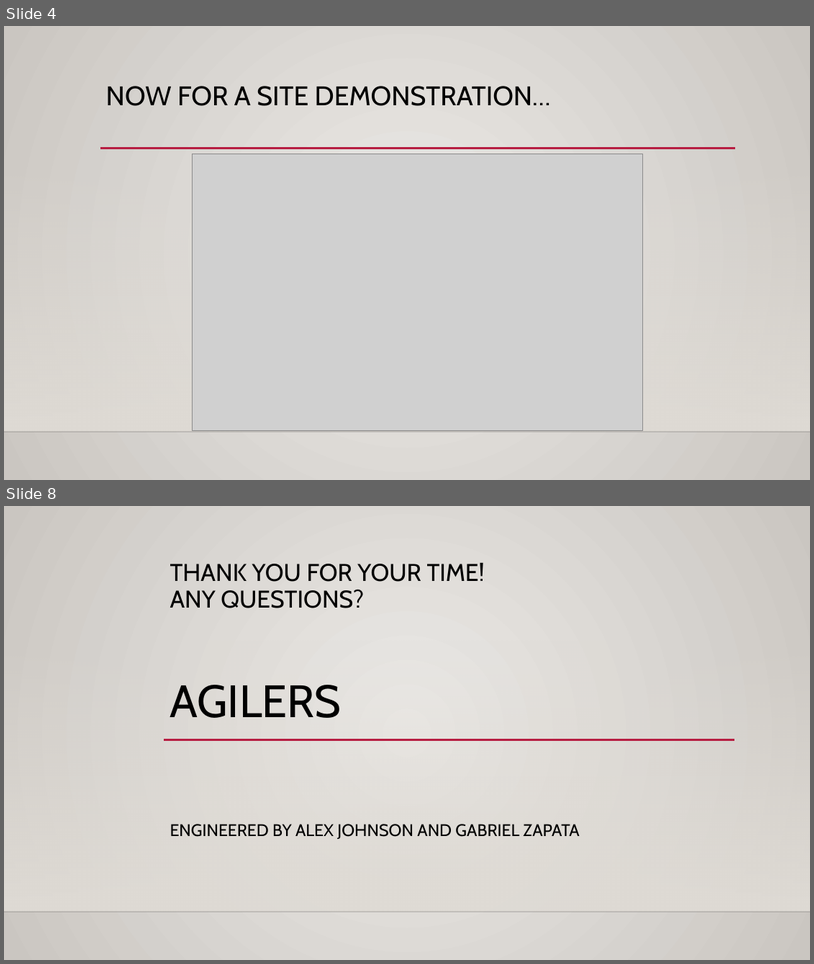
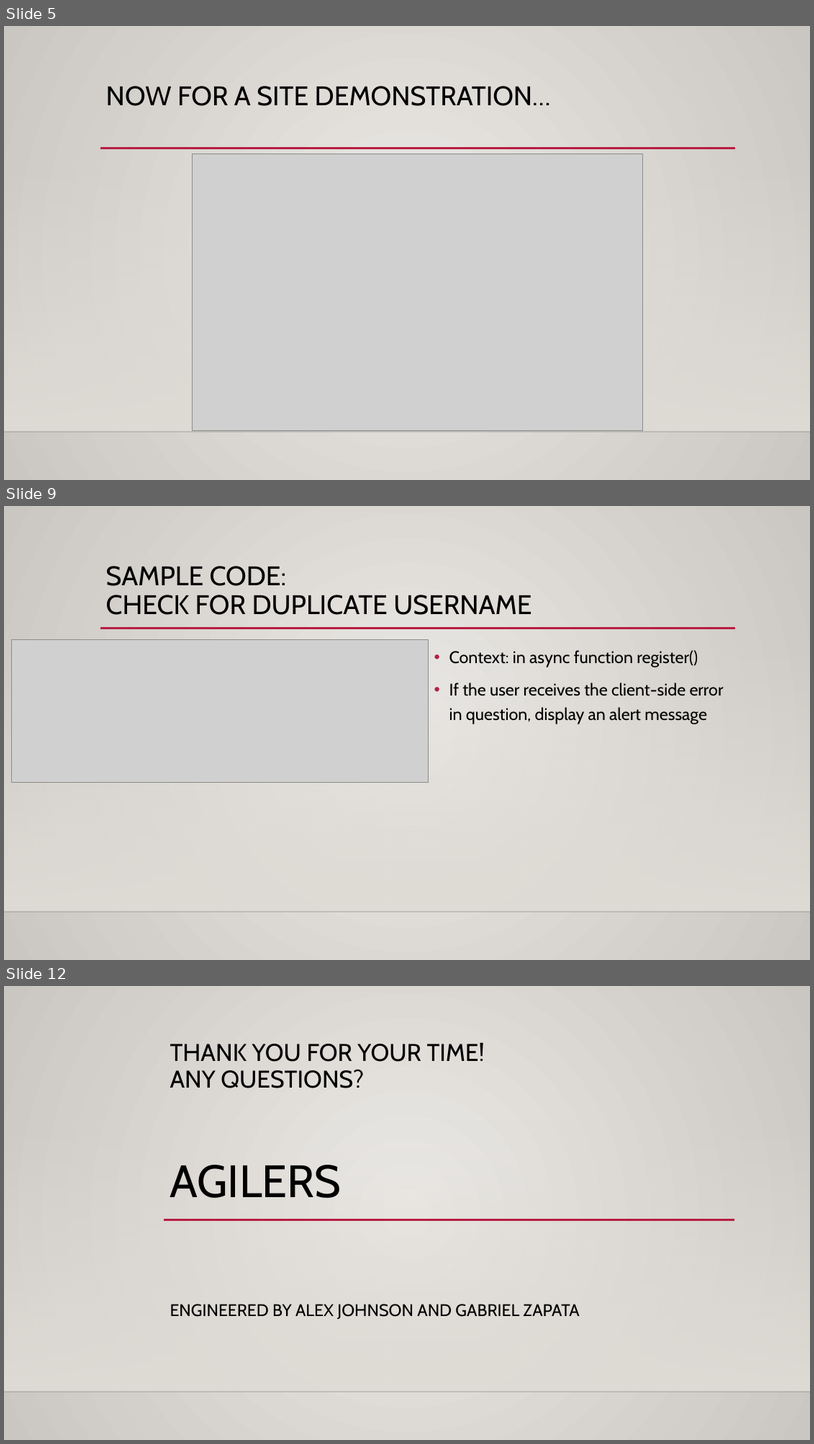
Before and after one commit to gabrielzapata19/Project1_Alex_Gabriel, a slide deck: project_one_alex_gabriel/src/main/resources/Project One Presentation.pptx. Shown one above the other, each under a label of ours: slides 4 and 8 before the commit, slides 5, 9 and 12 after it; the slides between them are not shown. The pictures are 814x964 and 814x1444 pixels, drawn with LibreOffice and Linux fonts; fonts in the diff are those of the drawing; grey boxes stand for pictures; background and template pictures are left out. Boxes give left, top, right and bottom in pixels: in the first picture for what was removed or moved away, otherwise in the second. Text is boxed around its words. In the diff, an @@ line names an element or a change of style, - is before the commit and + after.

```diff
--- a/project_one_alex_gabriel/src/main/resources/Project One Presentation.pptx
+++ b/project_one_alex_gabriel/src/main/resources/Project One Presentation.pptx
@@ slide 9 added at (x1=4, y1=506, x2=810, y2=960), background gradient #ECEAE7 to #CAC7C1; not listed: 3 template elements that a slide beside it also shows @@
@@ title added at (x1=106, y1=566, x2=532, y2=615), 32 pt, text #000000 @@
+SAMPLE CODE:
+CHECK FOR DUPLICATE USERNAME
@@ picture added at (x1=12, y1=640, x2=428, y2=782) @@
@@ text added at (x1=450, y1=650, x2=724, y2=724), 20 pt, text #000000 @@
+• Context: in async function register()
+• If the user receives the client-side error in question, display an alert message
@@ what was slide 4 is now slide 5 @@
@@ what was slide 8 is now slide 12 @@
```
Also in this commit, not shown: 4 other slides added, 1 slide removed, 2 other files.
